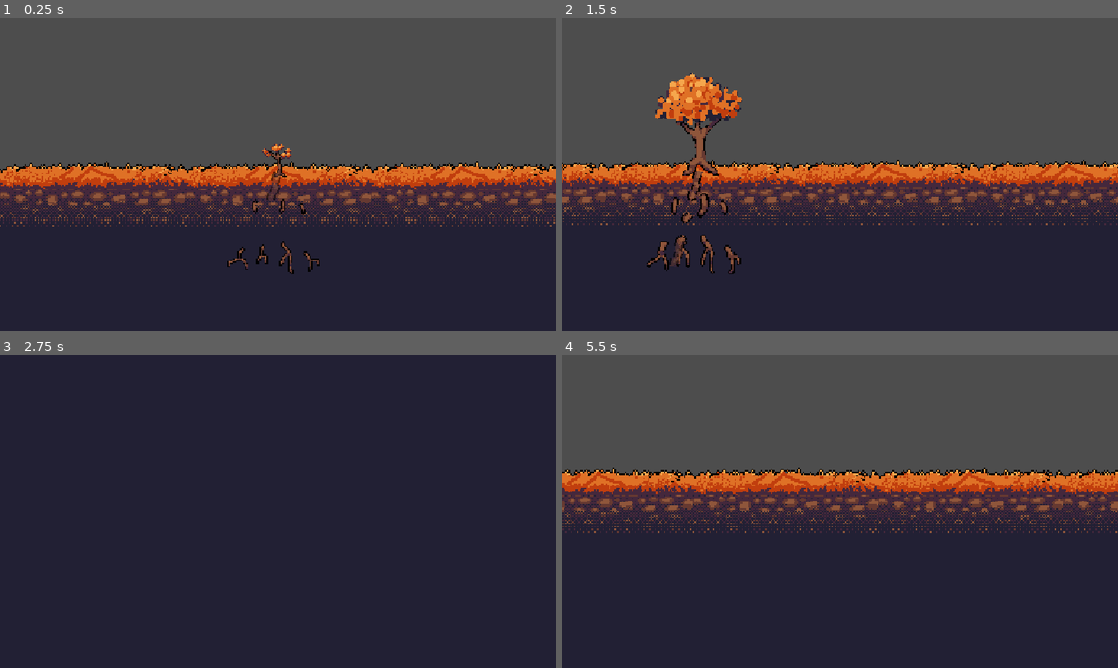
Above: before the commit, frames 1-4 (two rows, left to right).
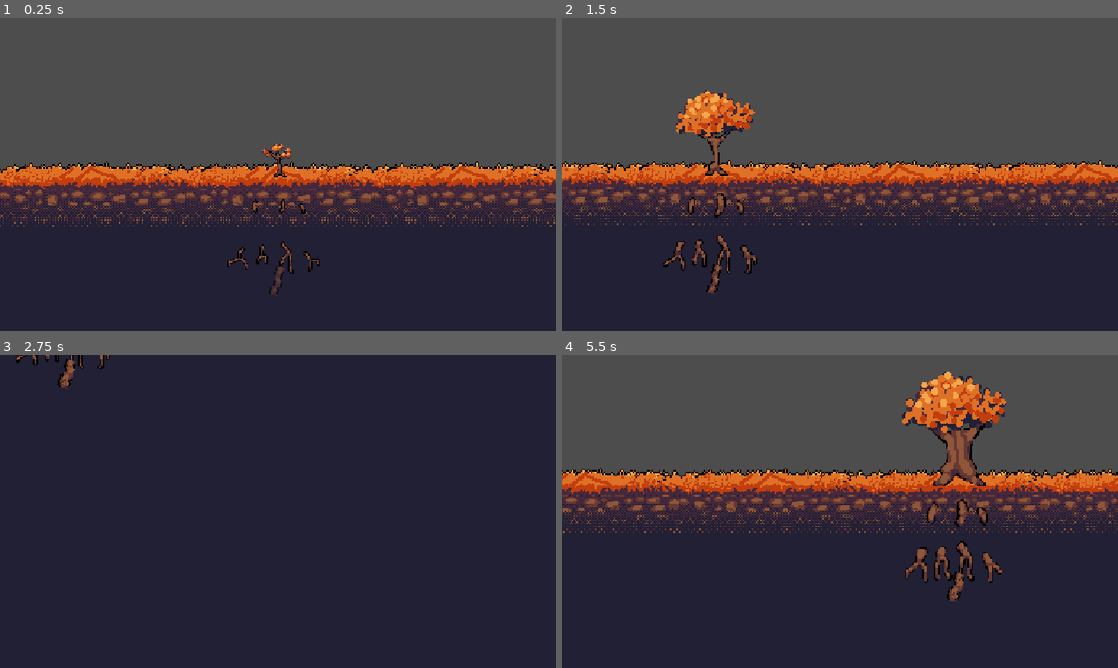
Above: after the commit, the same moments.

Repository: avycado13/cozyfall-game
Game: Godot game, scene res://scenes/main.tscn
Same seed, same stepped clock (60 frames per second), same inputs: the game is played once before the commit and once after it.
Inputs (mouse positions are in pixels of both pictures, inside the frame that each line leads up to):
- Up to frame 1 (0.25 s): no input
- Up to frame 2 (1.5 s): tap Enter (ui_accept) at 0.5, 0.77, 1.07 s; move the mouse to (962, 158) at 0.52 s; hold Right (right) 0.53-1.28 s; click (962, 158) at 0.6 s; right-click (962, 158) at 0.8 s; move the mouse to (728, 190) at 1.27 s; hold Down (down) from 1.28 s (still down); right-click (728, 190) at 1.35 s
- Up to frame 3 (2.75 s): tap Enter (ui_accept) at 1.52, 1.55, 1.82, 2.1 s; move the mouse to (333, 442) at 2.02 s; release Down (down) at 2.03 s; hold Right (right) from 2.03 s (still down); click (333, 442) at 2.3 s
- Up to frame 4 (5.5 s): move the mouse to (812, 574) at 2.77 s; release Right (right) at 2.78 s; hold Up (up) 2.78-3.53 s; click (812, 574) at 2.85 s; tap Enter (ui_accept) at 3.02, 3.32, 3.5, 3.77, 3.8, 4.07, 4.52, 4.82 s; right-click (812, 574) at 3.05 s; move the mouse to (1006, 558) at 3.52 s; hold Left (left) 3.53-5.03 s; right-click (1006, 558) at 3.6 s; move the mouse to (673, 464) at 4.27 s; click (673, 464) at 4.35 s; move the mouse to (867, 511) at 5.02 s; hold Down (down) from 5.03 s (still down); right-click (867, 511) at 5.1 s; click (867, 511) at 5.17 s

The runs differ from the first frame. In frame 1, 0.2% of the frame differs, in the area x 47-52%, y 49-89%; in frame 2, 14%; in frame 3, 0.4%; in frame 4, 15%, in the area x 0-100%, y 5-79%.

Commit message:
im working on root system

Diff:
--- a/scenes/main.tscn
+++ b/scenes/main.tscn
@@ -10,6 +10,7 @@
 
 [node name="meow" parent="." unique_id=783635948 instance=ExtResource("1_j5px3")]
 z_index = 7
+position = Vector2(2, 65)
 
 [node name="Camera Man" parent="." unique_id=142650103 instance=ExtResource("3_sugp2")]
 
--- a/scenes/stick.tscn
+++ b/scenes/stick.tscn
@@ -5,6 +5,9 @@
 
 [sub_resource type="RectangleShape2D" id="RectangleShape2D_tq6n8"]
 size = Vector2(2, 18)
+
+[sub_resource type="CircleShape2D" id="CircleShape2D_u14ej"]
+radius = 12.0
 
 [node name="stick" type="Area2D" unique_id=1425055387]
 script = ExtResource("1_ld7er")
@@ -21,3 +24,13 @@
 rotation = 1.5707964
 scale = Vector2(0.5, 0.5)
 texture = ExtResource("1_i3vek")
+
+[node name="Joint" type="Area2D" parent="." unique_id=1385644114]
+position = Vector2(-1, 21)
+
+[node name="CollisionShape2D" type="CollisionShape2D" parent="Joint" unique_id=1314274616]
+position = Vector2(0, -2)
+shape = SubResource("CircleShape2D_u14ej")
+
+[node name="Marker2D" type="Marker2D" parent="." unique_id=706102707]
+position = Vector2(0, 18)
--- a/scripts/camera_man.gd
+++ b/scripts/camera_man.gd
@@ -5,7 +5,12 @@
 
 @onready var Camera = $Camera
 func _process(delta: float) -> void:
-	pass
+	if self.position.y <-50:
+		self.position.y = -50
+	if self.position.x <-150:
+		self.position.x = -150
+	if self.position.x > 150:
+		self.position.x = 150
 
 func _physics_process(delta: float) -> void:
 	# Get the input direction and handle the movement/deceleration.
--- a/scripts/roots.gd
+++ b/scripts/roots.gd
@@ -2,22 +2,29 @@
 
 var branch = preload("res://scenes/stick.tscn")
 var current_pos = Vector2.ZERO
+var stick_joint_pos = Vector2(0,0)
 # Called when the node enters the scene tree for the first time.
 var instance
 func _ready() -> void:
+
 	init_stick()
 
 
 
 # Called every frame. 'delta' is the elapsed time since the previous frame.
 func _process(delta: float) -> void:
-
+	instance.position = stick_joint_pos
+	if $stick.joint_pos != null:
+		stick_joint_pos = $stick.joint_pos
+	else:
+		stick_joint_pos = current_pos
 	#print(rad_to_deg(instance.rotation ))
 
 	if Input.is_action_just_pressed("ui_accept"):
 		current_pos -= Vector2(sin(instance.rotation),-cos(instance.rotation)) * 16
 		instance.modulate.a = 1
 		init_stick()
+		$stick.placed = true
 	elif Input.is_action_just_pressed("rotate_left") and rad_to_deg(instance.rotation ) < 50:
 		instance.rotation += deg_to_rad(30)
 	elif Input.is_action_just_pressed("rotate_right") and rad_to_deg(instance.rotation ) > -50:
@@ -26,7 +33,7 @@
 
 func init_stick():
 	instance = branch.instantiate()
-	instance.position = current_pos
+	instance.position = stick_joint_pos
 	instance.rotation = deg_to_rad(15)
 	instance.modulate.a = 0.5
 	add_child(instance)
--- a/scripts/stick.gd
+++ b/scripts/stick.gd
@@ -1,13 +1,15 @@
 extends Area2D
 
+var placed = false
 var root1 = load("res://assets/roots/roots1.png")
 var root2 = load("res://assets/roots/roots2.png")
 var root3 = load("res://assets/roots/roots3.png")
 var random_texture = 0
+var joint_pos = Vector2(0,0)
 # Called when the node enters the scene tree for the first time.
 func _ready() -> void:
+	$Joint.input_event.connect(_on_input_event)
 	random_texture = int(randf_range(1,4))
-	print(random_texture)
 	match random_texture:
 		1:
 			$TextureRect.texture = root1
@@ -18,4 +20,11 @@
 
 # Called every frame. 'delta' is the elapsed time since the previous frame.
 func _process(delta: float) -> void:
+	#joint_pos = $Joint.position
 	pass
+
+
+func _on_input_event(viewport: Node, event: InputEvent, shape_idx: int):
+	if Input.is_action_just_pressed("left_click") and placed == true:
+		#joint_pos = $Marker2D.position
+		joint_pos -= Vector2(sin($Marker2D.rotation),-cos($Marker2D.rotation)) * 16
--- a/scripts/tree.gd
+++ b/scripts/tree.gd
@@ -4,7 +4,7 @@
 
 
 func _process(delta: float) -> void:
-	if Input.is_action_just_pressed("ui_accept"):
+	if Input.is_action_just_pressed("right_click"):
 		Stage +=1
 	match Stage:
 		1:
